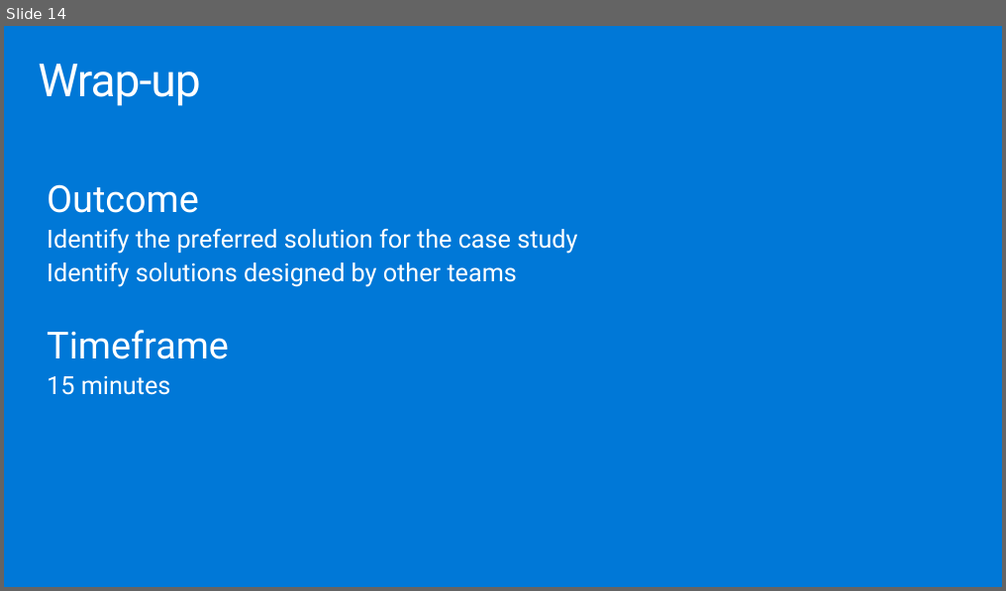
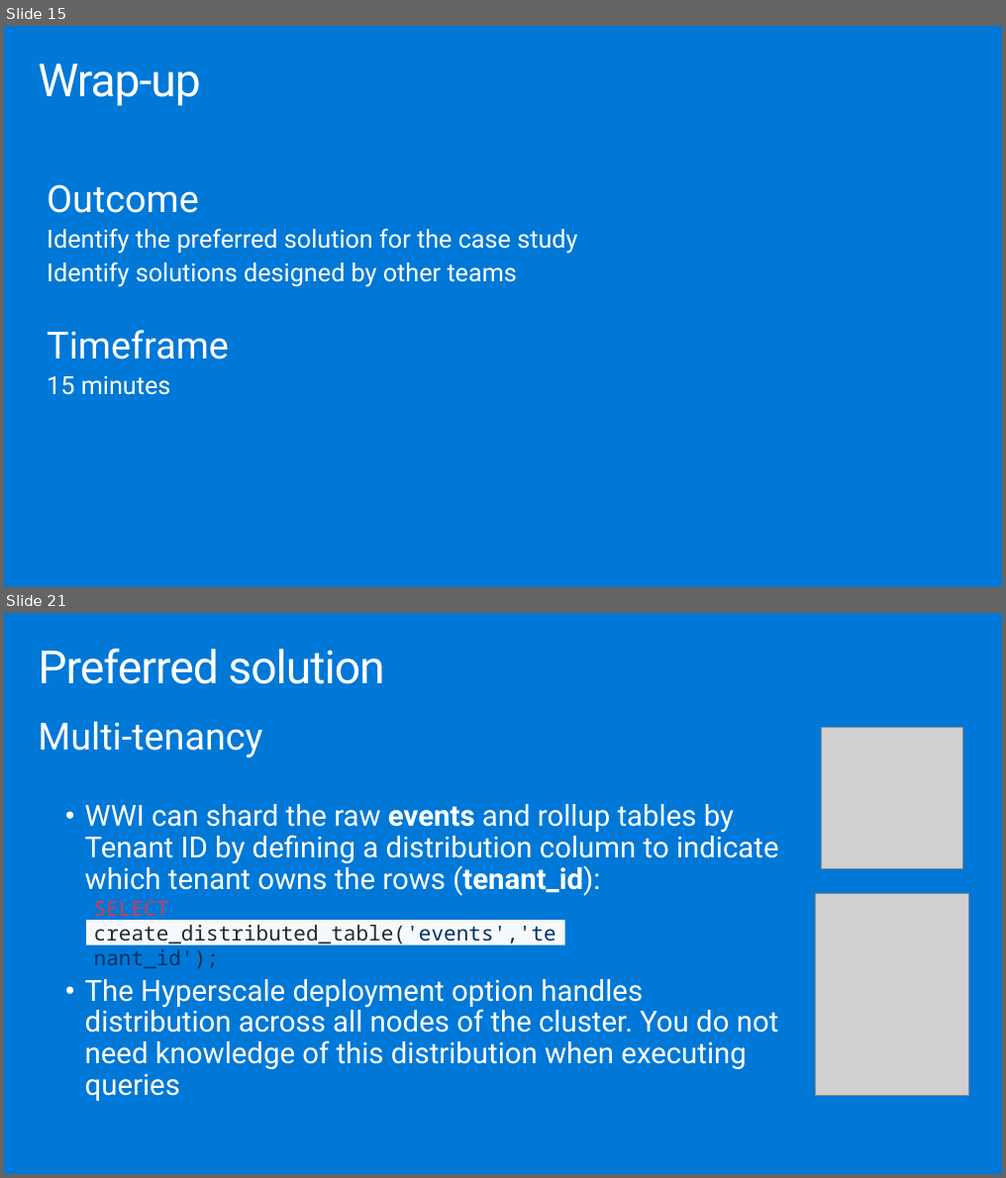
Before and after one commit to solliancenet/MCW-Managed-open-source-databases-on-Azure, a slide deck: Whiteboard design session/WDS trainer presentation - Managed open source databases on Azure.pptx. Shown one above the other, each under a label of ours: slide 14 before the commit, slides 15 and 21 after it; the slides between them are not shown. The pictures are 1006x591 and 1006x1178 pixels, drawn with LibreOffice and Linux fonts; fonts in the diff are those of the drawing; grey boxes stand for pictures. Boxes give left, top, right and bottom in pixels: in the first picture for what was removed or moved away, otherwise in the second. Text is boxed around its words. In the diff, an @@ line names an element or a change of style, - is before the commit and + after.

```diff
--- a/Whiteboard design session/WDS trainer presentation - Managed open source databases on Azure.pptx
+++ b/Whiteboard design session/WDS trainer presentation - Managed open source databases on Azure.pptx
@@ slide 21 added at (4,613,1002,1174), background #0078D7 @@
@@ title added at (38,648,384,684), 44.1 pt, text #FFFFFF @@
+Preferred solution
@@ text added at (38,721,779,1101), 28 pt, text #FFFFFF @@
+Multi-tenancy
+  • WWI can shard the raw events and rollup tables by Tenant ID by defining a distribution column to indicate which tenant owns the rows (tenant_id):
+  • The Hyperscale deployment option handles distribution across all nodes of the cluster. You do not need knowledge of this distribution when executing queries
@@ picture added at (822,728,963,869) @@
@@ picture added at (816,894,969,1095) @@
@@ rectangle added at (86,920,565,946), fill #F6F8FA, 20 pt, text #24292E @@
+SELECT create_distributed_table('events','tenant_id');
@@ what was slide 14 is now slide 15 @@
```
Also in this commit, not shown: 23 other slides added, 16 slides removed, 1 other file.
